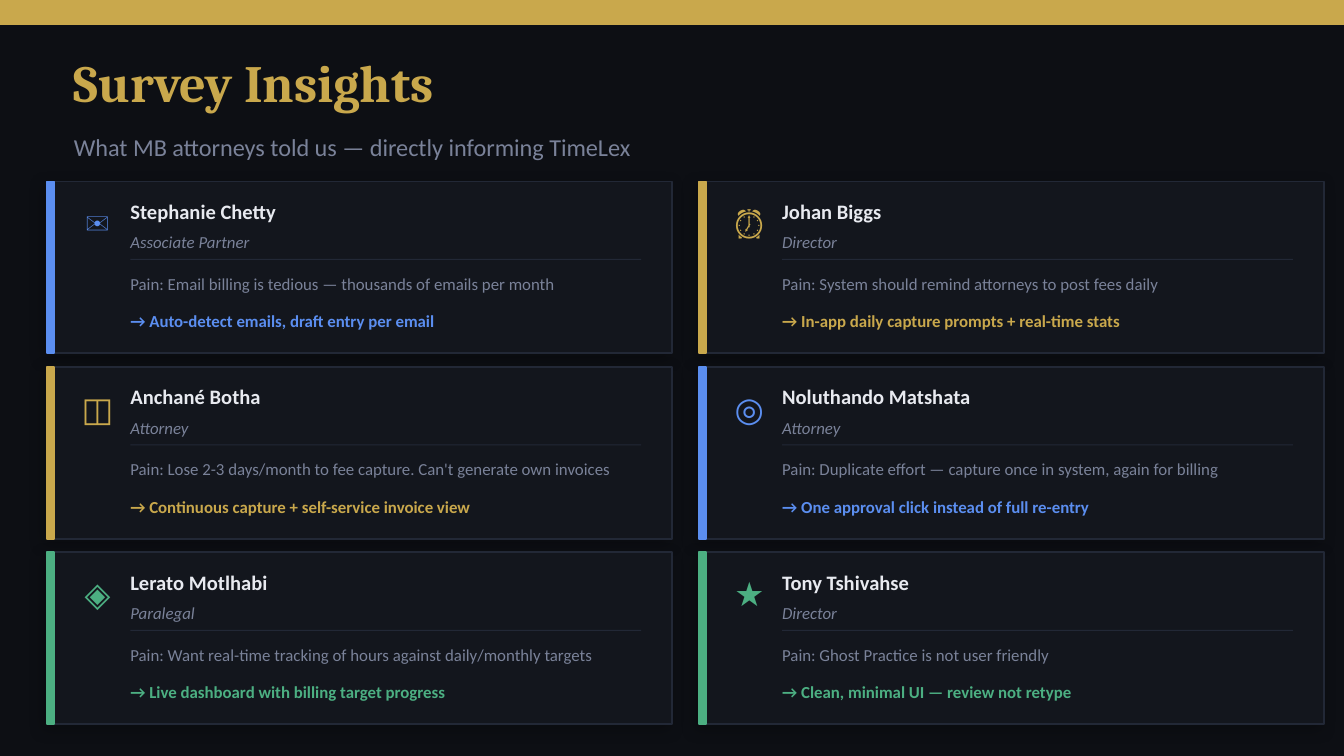
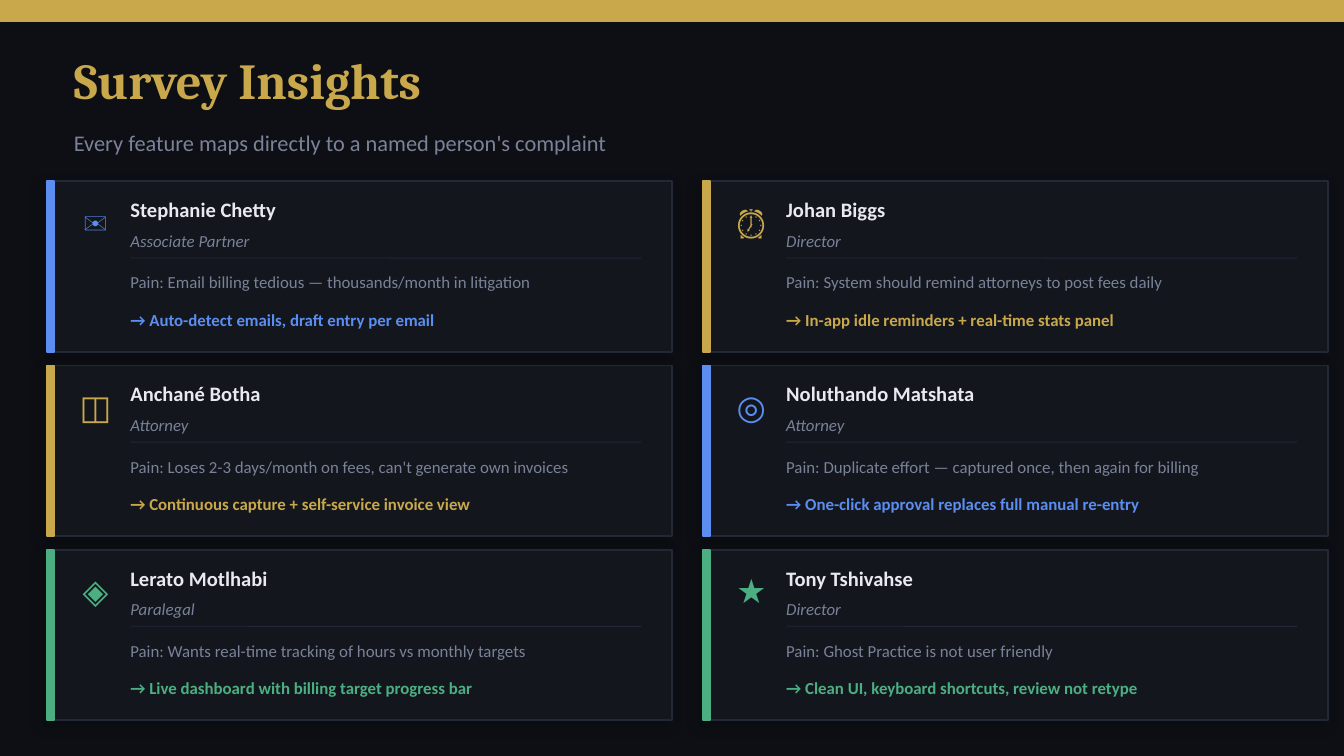
Before and after one commit to konethegreat/timelex-automated-time-tracking, a slide deck: slide 3 of timelex-presenation/TimeLex_Assessment_Presentation.pptx. Drawn at 1344x756 pixels with LibreOffice and Linux fonts; fonts in the diff are those of the drawing. Boxes give left, top, right and bottom in pixels: in the first picture for what was removed or moved away, otherwise in the second. Text is boxed around its words. In the diff, an @@ line names an element or a change of style, - is before the commit and + after.

Commit message:
Add initial presentation file for TimeLex Assessment

```diff
--- a/timelex-presenation/TimeLex_Assessment_Presentation.pptx
+++ b/timelex-presenation/TimeLex_Assessment_Presentation.pptx
@@ text "Survey Insights" at [74,64,421,110]: size 28 to 27 pt @@
@@ text at [74,135,606,155]: text changed; size 13 to 12 pt @@
-What MB attorneys told us — directly informing TimeLex
+Every feature maps directly to a named person's complaint
@@ text at [130,276,530,291]: text changed @@
-Pain: Email billing is tedious — thousands of emails per month
+Pain: Email billing tedious — thousands/month in litigation
@@ text at [805,314,1114,329]: text changed @@
-→ In-app daily capture prompts + real-time stats
+→ In-app idle reminders + real-time stats panel
@@ text at [130,461,569,476]: text changed @@
-Pain: Lose 2-3 days/month to fee capture. Can't generate own invoices
+Pain: Loses 2-3 days/month on fees, can't generate own invoices
@@ text at [786,461,1199,476]: text changed @@
-Pain: Duplicate effort — capture once in system, again for billing
+Pain: Duplicate effort — captured once, then again for billing
@@ text at [805,498,1140,513]: text changed @@
-→ One approval click instead of full re-entry
+→ One-click approval replaces full manual re-entry
@@ 2 texts, 2 rectangles: place and size @@
-2 texts, 2 rectangles at [47,204,672,724]
+2 texts, 2 rectangles at [47,202,672,720]
@@ 3 texts, 1 line: place and size @@
-3 texts, 1 line at [67,563,641,630]
+3 texts, 1 line at [66,560,641,626]
@@ 6 rectangles, 5 texts, 1 line: place and size @@
-6 rectangles, 5 texts, 1 line at [699,181,1324,724]
+6 rectangles, 5 texts, 1 line at [703,181,1328,720]
@@ shadow changed in 6 elements at [47,181,672,352], [47,366,672,536], [703,181,1328,352], [47,550,672,720], [703,366,1328,536], [703,550,1328,720] @@
@@ 4 texts, 2 lines: place and size @@
-4 texts, 2 lines at [719,445,1293,664]
+4 texts, 2 lines at [722,442,1297,660]
@@ text at [130,645,525,660]: text changed @@
-Pain: Want real-time tracking of hours against daily/monthly targets
+Pain: Wants real-time tracking of hours vs monthly targets
@@ text at [149,682,472,697]: text changed @@
-→ Live dashboard with billing target progress
+→ Live dashboard with billing target progress bar
@@ text at [805,682,1137,697]: text changed @@
-→ Clean, minimal UI — review not retype
+→ Clean UI, keyboard shortcuts, review not retype
```
Also in this commit, not shown: 16 other slides changed, 1 slide added, 2 other files.
